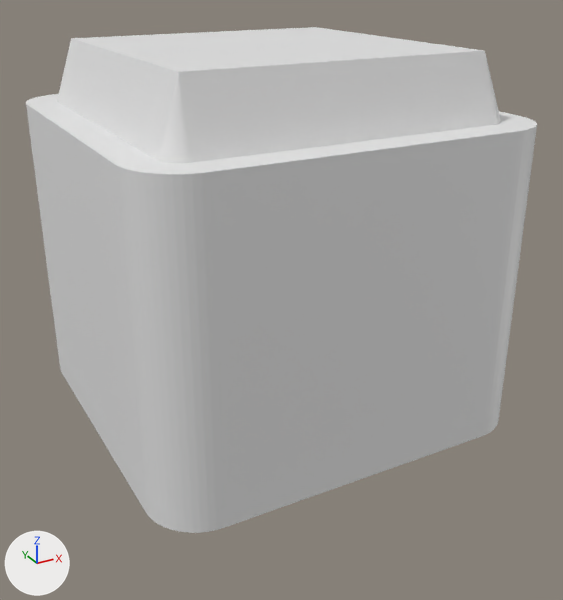
Two versions of the Blender file domino-modul.blend, one commit apart.
Both versions are drawn from a 50 mm lens placed at (-34.7, -66.6, 13.2), pointed at (1.6, -0.5, -19.8). The axes (+X, +Y, +Z) are drawn at lower left. The lights are the same throughout. The picture after the commit comes second. The same objects are shown in both versions, whatever each file hides.

The first picture shows 'blank', 'blank-cutout'.
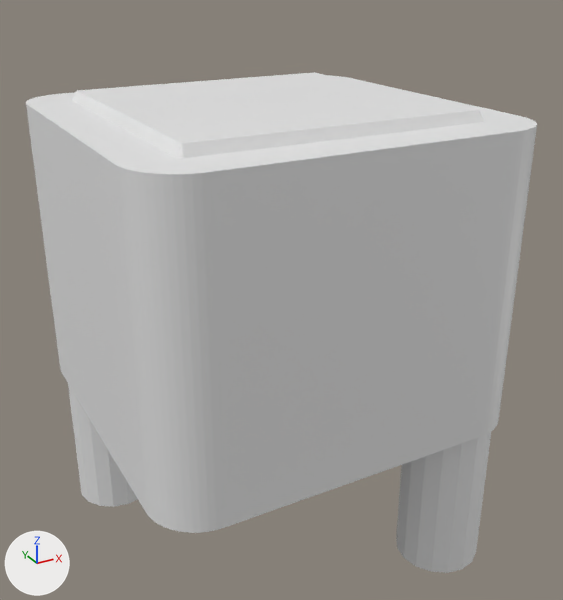
Pixel boxes [x1, y1, x2, y2] of what changed, in the pictures (563 x 600 px):
'blank-cutout', reshaped
    before: [57, 27, 501, 163]
    after: [72, 72, 484, 158]
'Cylinder.008', reshaped, moved, rescaled (not visible before)
    after: [396, 432, 491, 573]
'Cylinder.009', reshaped, moved, rescaled, turned (not visible before)
    after: [68, 384, 138, 507]
part 1 of me_cylinder_005, added
    after: [68, 384, 491, 573]

The change, as a list of edits to the scene's bpy script:
```text
Change me_cube_014:
    used by ob_blank_cutout; location = (0.0, 0.0, 0.0)
    before: 0 (-14.0, -14.0, 6.0) at pixel (178, 71), 1 (-14.0, 14.0, 6.0) at pixel (71, 38), 2 (14.0, -14.0, 6.0) at pixel (484, 50), 3 (14.0, 14.0, 6.0) at pixel (315, 27), 74 (-14.0, -14.0, 6.0) at pixel (178, 71)
    before: 92 (-14.0, 14.0, 6.0) at pixel (71, 38), 110 (14.0, -14.0, 6.0) at pixel (484, 50), 128 (14.0, 14.0, 6.0) at pixel (315, 27)
    remove me_cube_014.from_pydata(...)  # 144 vertices, 138 faces; spans x -18.0..18.0, y -18.0..18.0, z -29.0..6.0
    add me_cube_014.from_pydata(...)  # 144 vertices, 138 faces; spans x -18.0..18.0, y -18.0..18.0, z -29.0..1.0
    me_cube_014 part 2
    add for i in [*range(0, 4), 74, 92, 110, 128]: me_cube_014.vertices[i].co += Vector((0.0, 0.0, -5.0))
Change me_cylinder_005:
    used by ob_cylinder_008; location = (-17.0, 12.0, -26.0)
    remove me_cylinder_005.from_pydata(...)  # 6 vertices, 5 faces; spans x -1.0..-0.1, y -0.48..1.0, z -3.0..3.0
    add me_cylinder_005.from_pydata(...)  # 32 vertices, 18 faces; spans x -2.96..2.96, y -2.96..2.96, z -9.4..0.0
    me_cylinder_005 part 1
    16 vertices are added at x -2.96..2.96, y -2.96..2.96, z -9.4
    16 new vertices lie (0.0, 0.0, 9.4) away from vertices in x -2.96..2.96, y -2.96..2.96, z -9.4
    18 new faces join them
    other edits to the shape of me_cylinder_005 do not show in these pictures
Change ob_cylinder_008:
    ob_cylinder_008.location: (-17.0, 12.0, -26.0) -> (14.0, -14.0, -28.5)
    ob_cylinder_008.scale: (1.0, 1.0, 1.0) -> (1.5, 1.5, 2.0)
Change ob_cylinder_009:
    ob_cylinder_009.rotation_euler: (0.0, 0.0, 1.571) -> (0.0, 0.0, 0.0)  # degrees (0, 0, 90) -> degrees (0, 0, 0)
    ob_cylinder_009.location: (-12.0, 17.0, -26.0) -> (-14.0, 14.0, -28.5)
    ob_cylinder_009.scale: (-1.0, 1.0, 1.0) -> (1.5, 1.5, 2.0)
```
